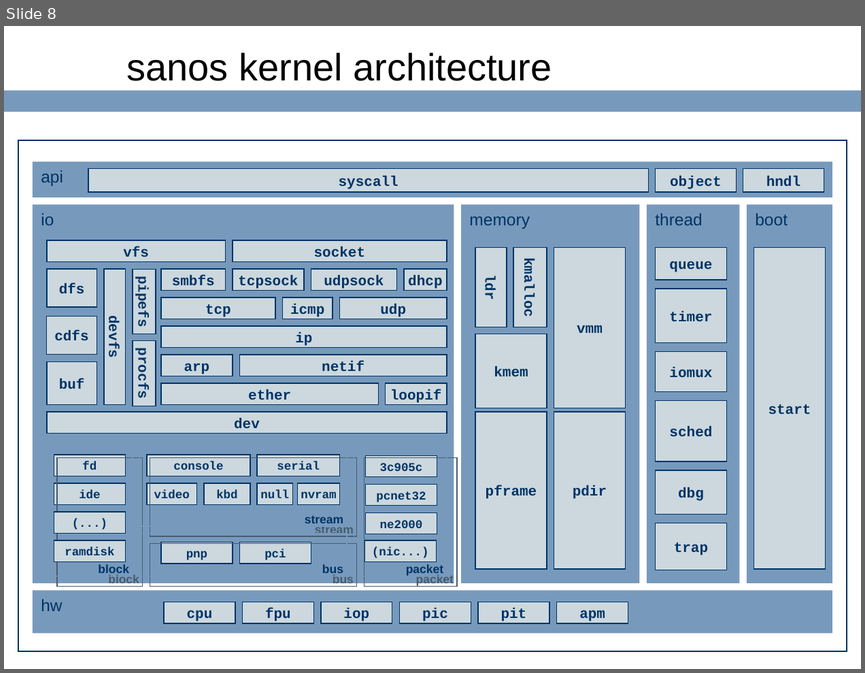
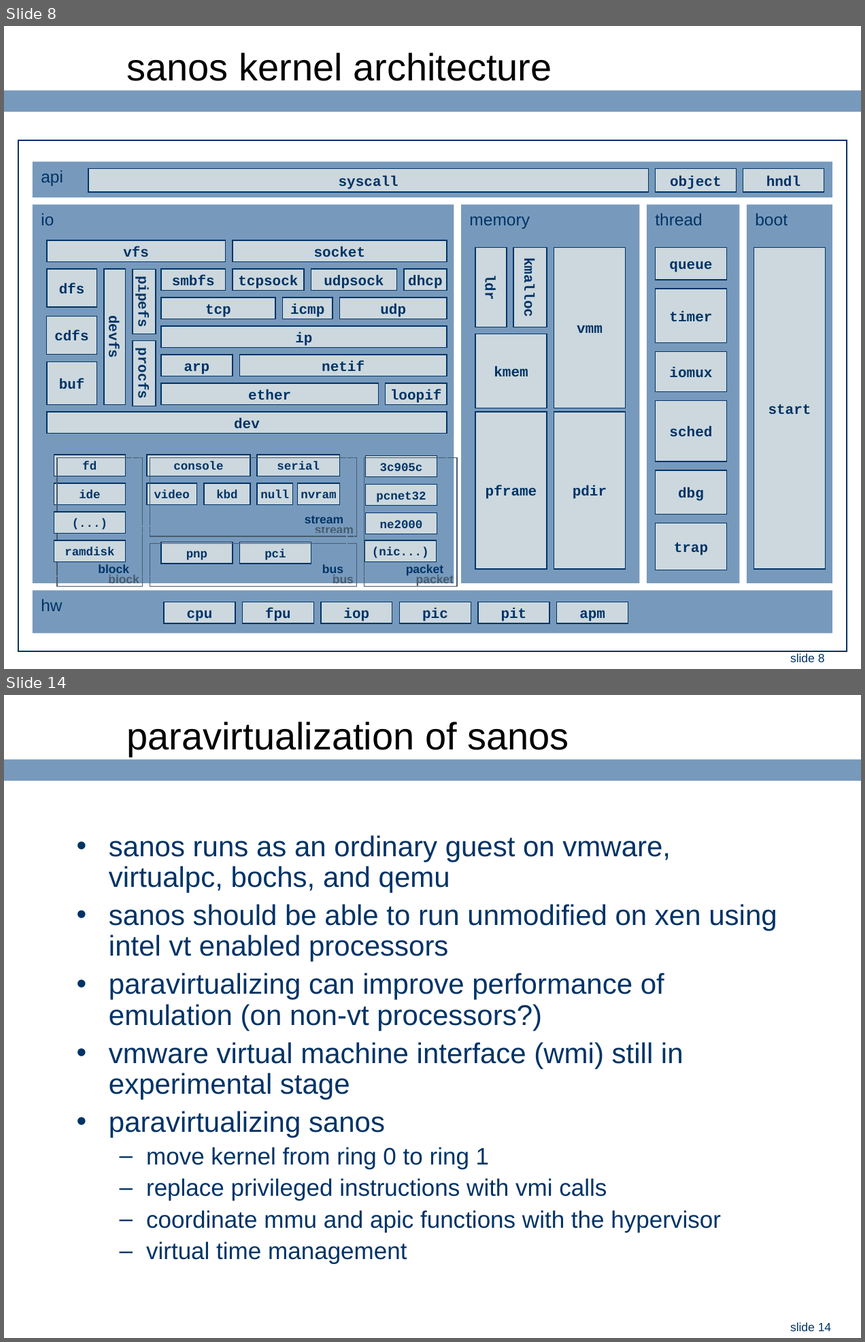
Before and after one commit to ringgaard/sanos, a slide deck: doc/jbox-intel.ppt. Shown one above the other, each under a label of ours: slide 8 before the commit, slides 8 and 14 after it; the slides between them are not shown. The pictures are 865x673 and 865x1342 pixels, drawn with LibreOffice and Linux fonts; fonts in the diff are those of the drawing; background and template pictures are left out. Boxes give left, top, right and bottom in pixels: in the first picture for what was removed or moved away, otherwise in the second. Text is boxed around its words. In the diff, an @@ line names an element or a change of style, - is before the commit and + after.

```diff
--- a/doc/jbox-intel.ppt
+++ b/doc/jbox-intel.ppt
@@ slide 14 added at box(4, 695, 861, 1338), background #FFFFFF; not listed: 2 template elements that a slide beside it also shows @@
@@ title added at box(126, 722, 568, 756), 32 pt, text #000000 @@
+paravirtualization of sanos
@@ text added at box(109, 835, 776, 1263), 24 pt, text #003366 @@
+• sanos runs as an ordinary guest on vmware, virtualpc, bochs, and qemu
+• sanos should be able to run unmodified on xen using intel vt enabled processors
+• paravirtualizing can improve performance of emulation (on non-vt processors?)
+• vmware virtual machine interface (wmi) still in experimental stage
+• paravirtualizing sanos
+  – move kernel from ring 0 to ring 1
+  – replace privileged instructions with vmi calls
+  – coordinate mmu and apic functions with the hypervisor
+  – virtual time management
@@ slide 8 changed as well @@
@@ page number added at box(790, 653, 825, 662), 10 pt, text #003366 @@
+slide 8
```
Also in this commit, not shown: 8 other slides changed, 6 other slides added.
